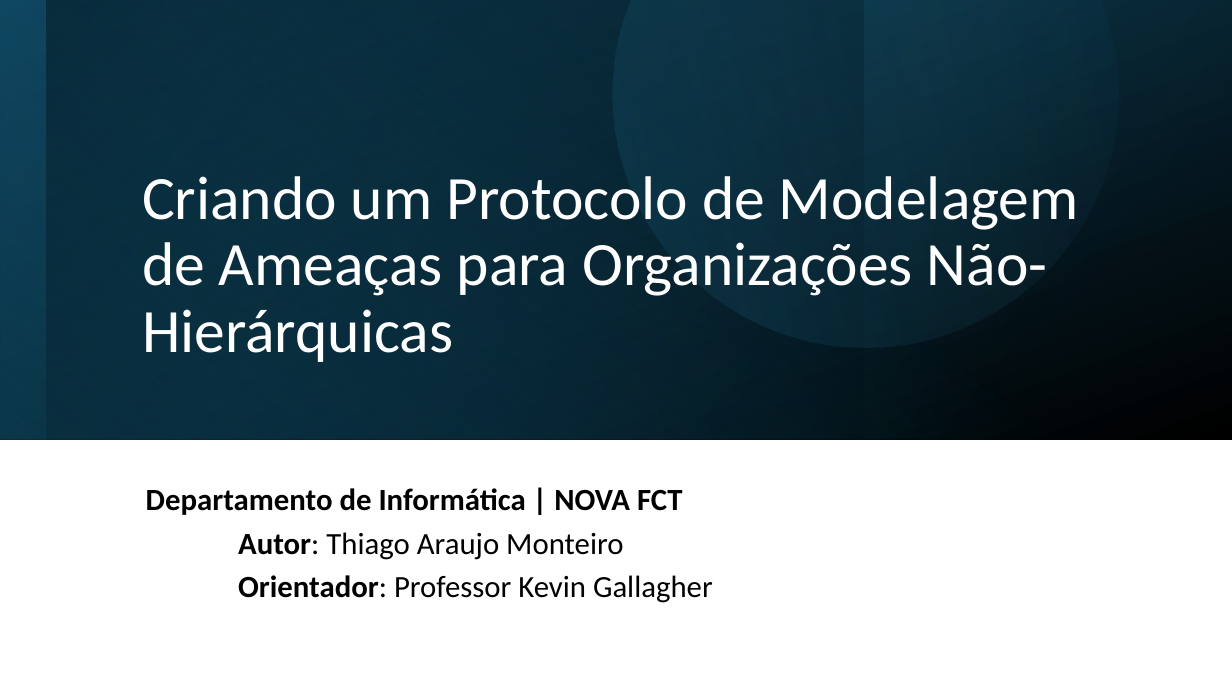
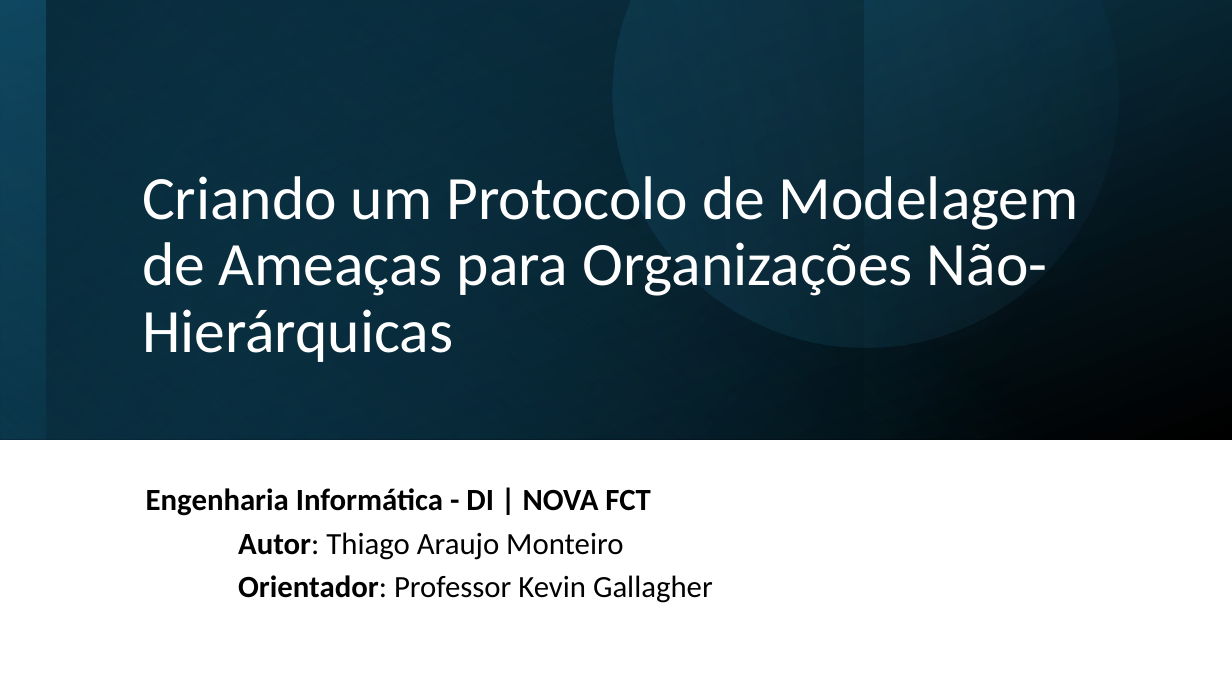
Before and after one commit to teromonte/HorizontalThreatModeling, a slide deck: slide 1 of Apresentação.pptx. Drawn at 1232x693 pixels with LibreOffice and Linux fonts; fonts in the diff are those of the drawing. Boxes give left, top, right and bottom in pixels: in the first picture for what was removed or moved away, otherwise in the second. Text is boxed around its words. In the diff, an @@ line names an element or a change of style, - is before the commit and + after.

```diff
--- a/Apresentação.pptx
+++ b/Apresentação.pptx
@@ subtitle at (146, 488, 651, 516): text changed @@
-Departamento de Informática | NOVA FCT
+Engenharia Informática - DI | NOVA FCT
```
Also in this commit, not shown: 7 other slides changed, 1 other file.
